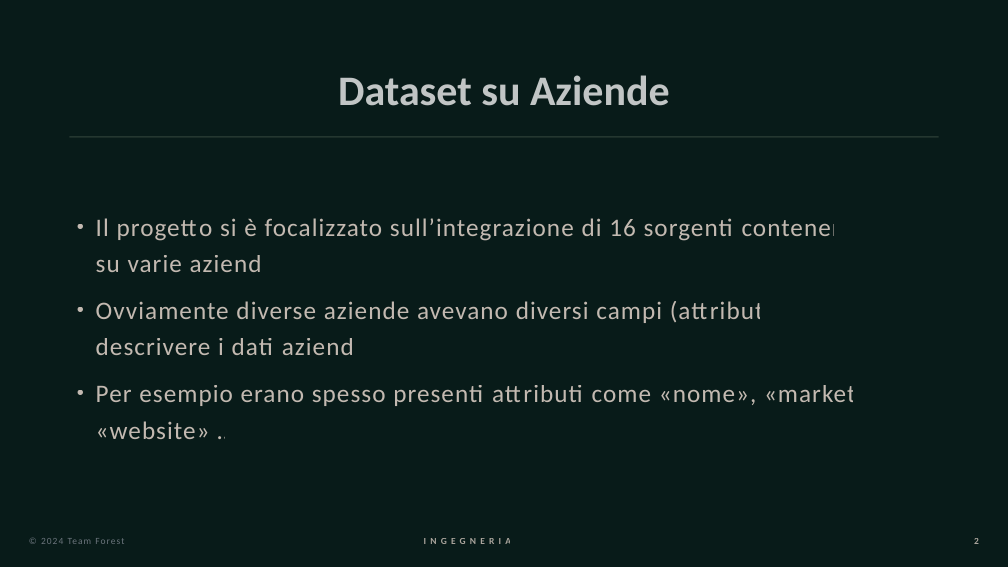
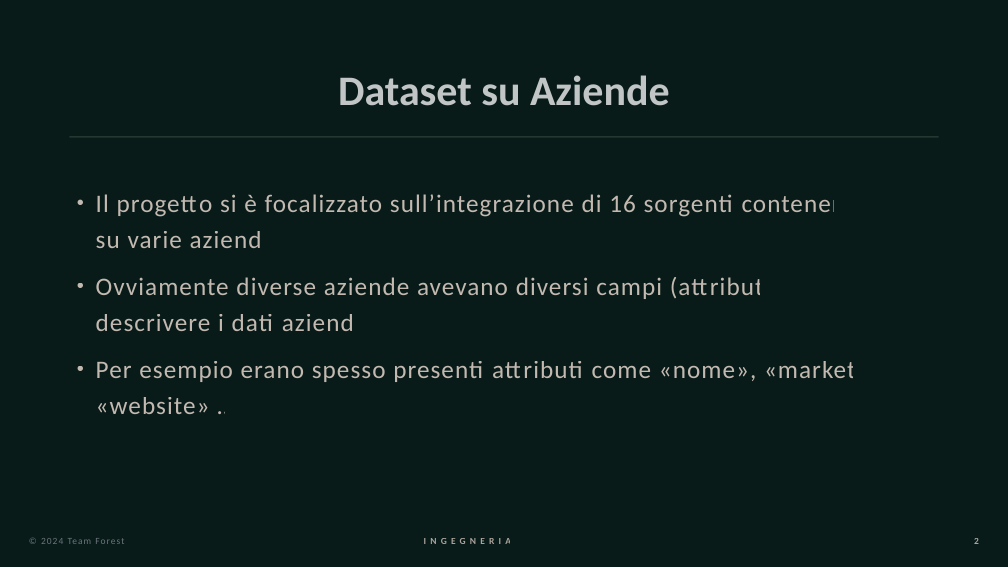
Before and after one commit to Xhst/data-engineering-projects, a slide deck: slide 2 of project-5/IDD-project5-presentation.pptx. Drawn at 1008x567 pixels with LibreOffice and Linux fonts; fonts in the diff are those of the drawing. Boxes give left, top, right and bottom in pixels: in the first picture for what was removed or moved away, otherwise in the second. Text is boxed around its words. In the diff, an @@ line names an element or a change of style, - is before the commit and + after.

```diff
--- a/project-5/IDD-project5-presentation.pptx
+++ b/project-5/IDD-project5-presentation.pptx
@@ text "Il progetto si è focalizzato ...": place and size @@
-text "Il progetto si è focalizzato ..." at bbox=[96, 218, 860, 439]
+text "Il progetto si è focalizzato ..." at bbox=[96, 194, 860, 414]
```
Also in this commit, not shown: 1 other slide changed, 1 other file.
